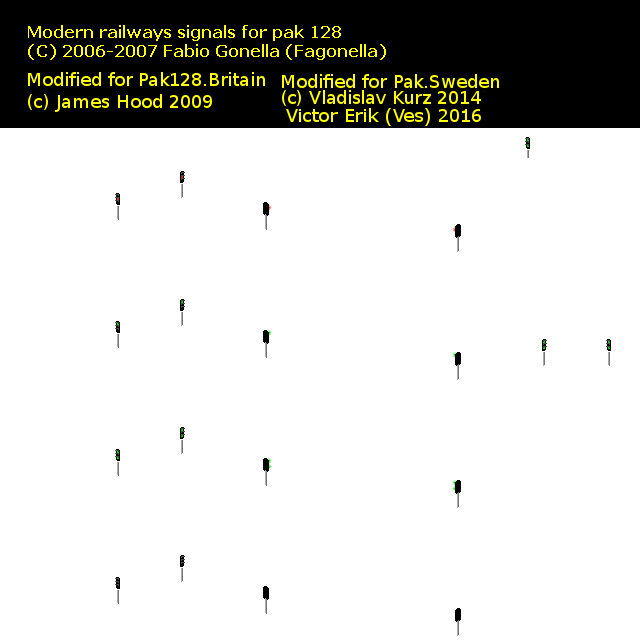
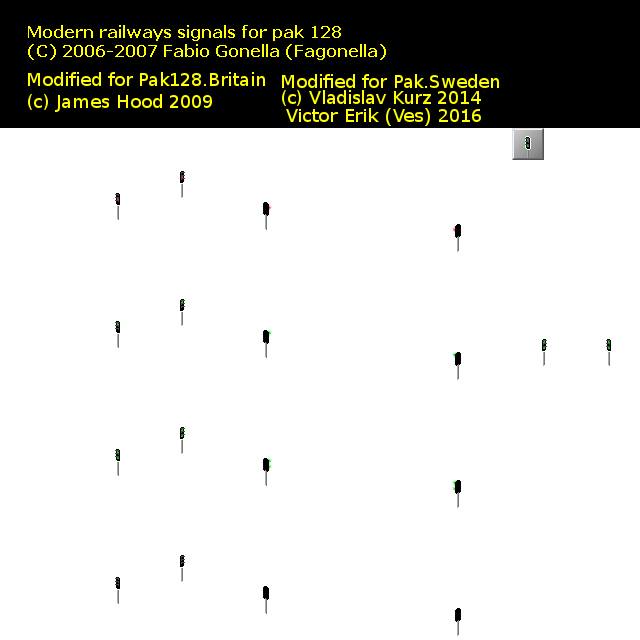
Revision of a layered 640px x 640px image; what changed, layer by layer:
added layer "Knapp" above "Bakgrund" over left=512, top=128, right=544, bottom=160
